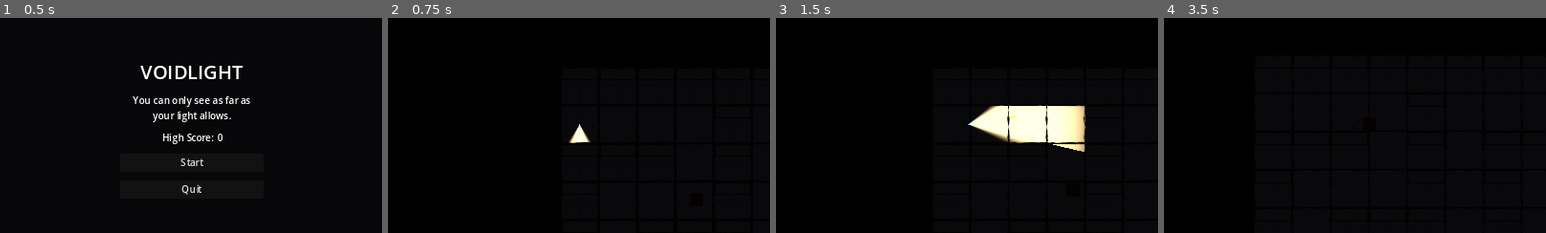
Above: before the commit, frames 1-4 (left to right).
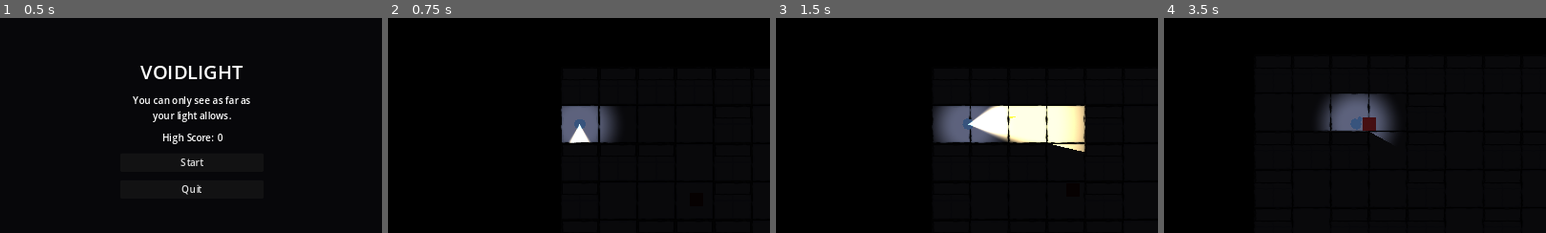
Above: after the commit, the same moments.

Repository: SonponYe/project_Voidlight
Game: Godot game, scene res://scenes/ui/main_menu.tscn
Same seed, same stepped clock (60 frames per second), same inputs: the game is played once before the commit and once after it.
Inputs (mouse positions are % of the whole screen's width and height, from its top left):
- Up to frame 1 (0.5 s): no input
- Up to frame 2 (0.75 s): click "Start" at 0.5 s
- Up to frame 3 (1.5 s): tap Enter at 1.25 s; move the mouse to (72, 45) at 1.27 s; hold D (move_right) from 1.28 s (still down); click (72, 45) at 1.35 s
- Up to frame 4 (3.5 s): move the mouse to (30, 55) at 2.02 s; release D (move_right) at 2.03 s; hold S (move_down) 2.03-2.78 s; tap Shift (sprint) at 2.1 s; tap Space at 2.75 s; move the mouse to (60, 28) at 2.77 s; hold D (move_right) from 2.78 s (still down); tap F (toggle_light) at 2.85 s
The pictures show only the part of the screen within x 25-75%, y 25-75%; the shares and areas given below are measured in that part.

Frame 1 is identical in both runs. In frame 2, 2.2% of the frame differs, in the area x 45-60%, y 40-59%; in frame 3, 2.6%; in frame 4, 3.2%, in the area x 40-61%, y 35-59%.

Commit message:
Add always-on ambient glow so darkness isn't literally pitch black
Player feedback: with the flashlight off (or outside its cone), you
couldn't tell if you were even moving, let alone navigate the maze
without blind-bumping into walls. Added a small, dim, always-on
PointLight2D that's completely independent of the flashlight toggle
— it doesn't touch stealth/detection at all, since enemy detection
is driven purely by is_light_on()/is_stealthed() flags, not actual
rendered brightness. "Light off" still means hard-to-detect; it no
longer means unable to see your own feet.

Also refactored the muzzle flash's radial-falloff texture builder
into a shared, parameterized one so the ambient glow reuses it.

Co-Authored-By: Claude Sonnet 5 <noreply@anthropic.com>

Diff:
--- a/scenes/player/player.tscn
+++ b/scenes/player/player.tscn
@@ -15,11 +15,20 @@
 
 [node name="Visual" type="Polygon2D" parent="."]
 color = Color(0.6, 0.85, 1, 1)
-polygon = PackedVector2Array(14, 0, -10, 8, -10, -8)
+polygon = PackedVector2Array(9.0, 0.0, 6.4, 7.1, 0.0, 10.0, -6.4, 7.1, -9.0, 0.0, -6.4, -7.1, -0.0, -10.0, 6.4, -7.1)
+
+[node name="Head" type="Polygon2D" parent="."]
+color = Color(0.6, 0.85, 1, 1)
+polygon = PackedVector2Array(15.0, 0.0, 13.8, 2.8, 11.0, 4.0, 8.2, 2.8, 7.0, 0.0, 8.2, -2.8, 11.0, -4.0, 13.8, -2.8)
 
 [node name="Flashlight" type="PointLight2D" parent="."]
 color = Color(1, 0.92, 0.75, 1)
 energy = 1.4
+shadow_enabled = true
+
+[node name="AmbientGlow" type="PointLight2D" parent="."]
+color = Color(0.75, 0.78, 0.9, 1)
+energy = 0.55
 shadow_enabled = true
 
 [node name="GunPoint" type="Marker2D" parent="."]
--- a/scripts/player/player.gd
+++ b/scripts/player/player.gd
@@ -16,7 +16,10 @@
 @export var flashlight_half_angle_deg := 35.0
 @export var muzzle_flash_duration := 0.06
 
+@export var ambient_glow_radius := 80.0
+
 @onready var flashlight: PointLight2D = $Flashlight
+@onready var ambient_glow: PointLight2D = $AmbientGlow
 @onready var gun_point: Marker2D = $GunPoint
 @onready var muzzle_flash: Polygon2D = $GunPoint/MuzzleFlash
 @onready var muzzle_light: PointLight2D = $GunPoint/MuzzleLight
@@ -42,8 +45,16 @@
 	flashlight.texture = _build_cone_texture()
 	flashlight.offset = Vector2(0, 0)
 	flashlight.texture_scale = flashlight_range / _TEX_RANGE
+	# Always-on, independent of the flashlight toggle: a small dim radius so
+	# "light off" means stealthy and hard to navigate by torch-light, not
+	# literally unable to see your own feet. Doesn't affect enemy detection
+	# at all — that's driven purely by is_light_on()/is_stealthed(), not by
+	# actual rendered brightness.
+	ambient_glow.texture = _build_radial_texture(64, 30.0, Color(0.8, 0.82, 0.9))
+	ambient_glow.texture_scale = ambient_glow_radius / 30.0
+	ambient_glow.enabled = true
 	muzzle_flash.visible = false
-	muzzle_light.texture = _build_muzzle_light_texture()
+	muzzle_light.texture = _build_radial_texture(64, 30.0, Color(1.0, 0.9, 0.6))
 	muzzle_light.enabled = false
 
 
@@ -86,6 +97,15 @@
 ## both but much harder to notice — sound is still what gives you away.
 func is_light_on() -> bool:
 	return _light_on
+
+
+## Enemies check this before any detection logic at all — while active, a
+## stealth powerup makes the player completely unnoticeable, even point-blank
+## with the light on. Doesn't retroactively make an already-chasing enemy
+## forget you; it just stops it (and everything else) from re-spotting you,
+## so you have to actually use the window to get away.
+func is_stealthed() -> bool:
+	return _has_effect("stealth")
 
 
 func _toggle_light() -> void:
@@ -236,19 +256,17 @@
 	return ImageTexture.create_from_image(img)
 
 
-## Small omnidirectional falloff for the muzzle flash's brief point light —
-## a PointLight2D with no texture assigned renders nothing, so even this
-## tiny effect needs its own cookie, same approach as the main cone.
-func _build_muzzle_light_texture() -> ImageTexture:
-	const SIZE := 64
-	const RANGE := 30.0
-	var img := Image.create(SIZE, SIZE, false, Image.FORMAT_RGBA8)
-	var c := SIZE / 2.0
-	for y in SIZE:
-		for x in SIZE:
+## Small omnidirectional soft-falloff cookie, reused for the muzzle flash's
+## brief point light and the always-on ambient glow — a PointLight2D with no
+## texture assigned renders nothing, so even these small effects need one.
+func _build_radial_texture(size: int, px_range: float, color: Color) -> ImageTexture:
+	var img := Image.create(size, size, false, Image.FORMAT_RGBA8)
+	var c := size / 2.0
+	for y in size:
+		for x in size:
 			var dist := Vector2(x - c, y - c).length()
 			var a := 0.0
-			if dist <= RANGE:
-				a = 1.0 - smoothstep(RANGE * 0.3, RANGE, dist)
-			img.set_pixel(x, y, Color(1.0, 0.9, 0.6, a))
+			if dist <= px_range:
+				a = 1.0 - smoothstep(px_range * 0.3, px_range, dist)
+			img.set_pixel(x, y, Color(color.r, color.g, color.b, a))
 	return ImageTexture.create_from_image(img)
